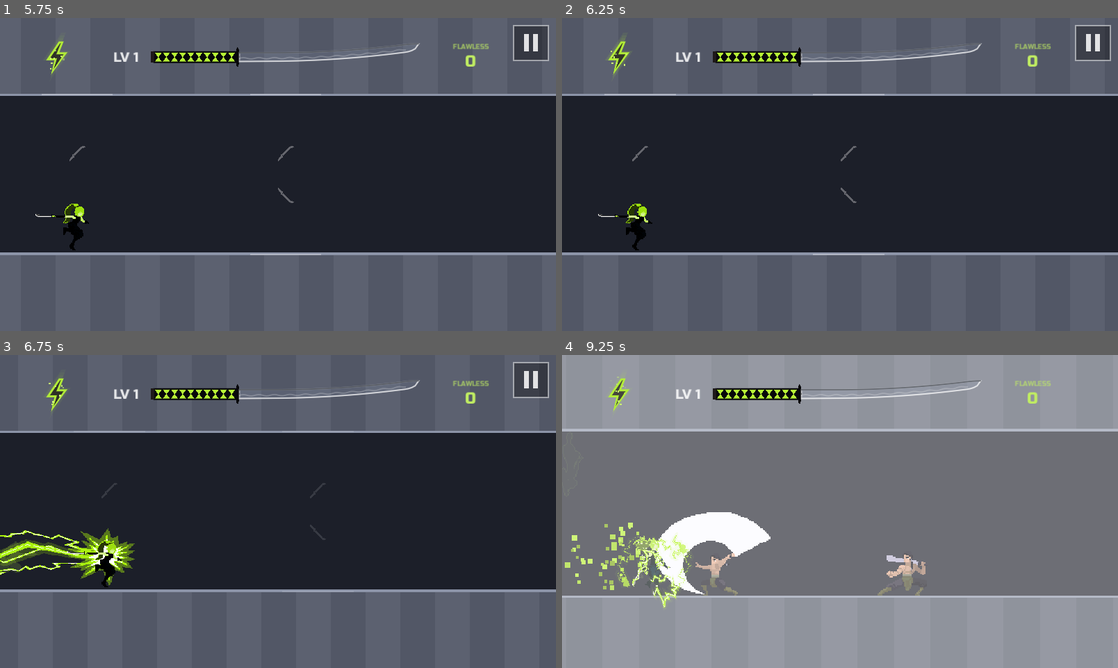
Above: before the commit, frames 1-4 (two rows, left to right).
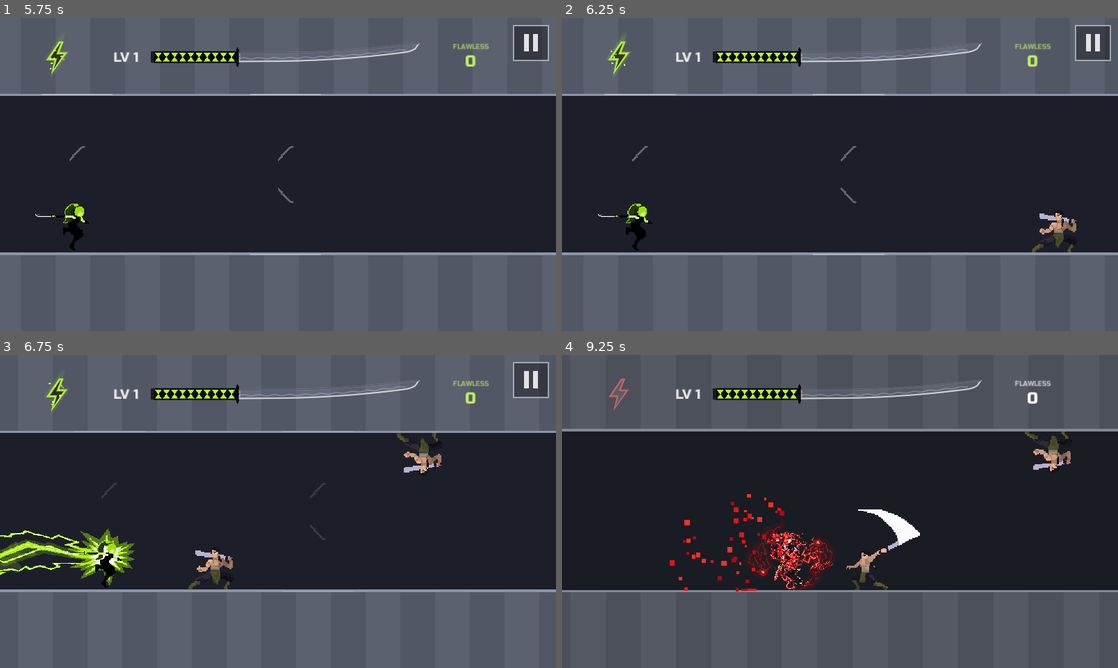
Above: after the commit, the same moments.

Repository: fredsbreads/game-off
Game: Godot game, scene res://scenes/main.tscn
The game is run twice, just before and just after one commit, with the same random seed, the same clock (stepped at 60 frames per second) and the same inputs. Sound files missing from this copy of the repository are replaced by a short silence.
Inputs (mouse positions are in pixels of both pictures, inside the frame that each line leads up to):
- Up to frame 1 (5.75 s): tap Enter at 0.5, 2.1 s; move the mouse to (400, 158) at 0.52 s; hold Right 0.53-1.28 s; hold J (tp_vertical) 0.53-1.28 s; click (400, 158) at 0.67 s; tap Space at 0.77, 1.52, 3.02, 3.77, 4.52 s; move the mouse to (166, 190) at 1.27 s; hold Down 1.28-2.03 s; tap Shift at 1.35 s; move the mouse to (333, 105) at 2.02 s; hold Right 2.03-2.78 s; move the mouse to (250, 237) at 2.77 s; hold K (tp_forward) 2.78-3.53 s; tap Keypad Enter at 2.85 s; click (250, 237) at 2.92 s; move the mouse to (444, 221) at 3.52 s; hold Left 3.53-5.03 s; tap C at 3.6 s; move the mouse to (111, 127) at 4.27 s; tap M at 4.35 s; move the mouse to (305, 174) at 5.02 s; hold Down from 5.03 s (still down); tap O at 5.1 s; click (305, 174) at 5.17 s
- Up to frame 2 (6.25 s): move the mouse to (756, 96) at 5.77 s; release Down at 5.78 s; hold Right from 5.78 s (still down); tap L at 5.85 s; tap Space at 6.02 s
- Up to frame 3 (6.75 s): move the mouse to (400, 495) at 6.52 s; release Right at 6.53 s; hold K (tp_forward) from 6.53 s (still down); tap 1 at 6.6 s
- Up to frame 4 (9.25 s): tap Space at 6.77, 7.52, 9.02 s; move the mouse to (728, 527) at 7.27 s; release K (tp_forward) at 7.28 s; hold Right 7.28-8.03 s; tap 5 at 7.35 s; click (728, 527) at 7.42 s; move the mouse to (895, 442) at 8.02 s; hold Down 8.03-8.78 s; tap 0 at 8.1 s; move the mouse to (812, 574) at 8.77 s; hold Left from 8.78 s (still down); tap Backspace at 8.85 s

Frame 1 is identical in both runs. In frame 2, 0.4% of the frame differs, in the area x 84-93%, y 61-75%; in frame 3, 0.7%; in frame 4, 99%, in the area x 0-100%, y 0-100%.

Commit message:
First enemy 2/3 as far in (start of a run and after the tutorial)

Diff:
--- a/scripts/level.gd
+++ b/scripts/level.gd
@@ -9,7 +9,7 @@
 ## back later as pattern steps; for now it's all plain ground.
 
 const AHEAD_TILES := 48            # always have this much level built ahead
-const RUNWAY_TILES := 28.0         # the first enemy appears this far in (off screen at the start: about 2 s of running before it shows)
+const RUNWAY_TILES := 56.0 / 3.0   # the first enemy appears this far in (off screen at the start; 2/3 of the old 28)
 const SIGN_EVERY := 50             # distance marker every N tiles
 
 const GROUND_A := Color(0.36, 0.38, 0.44)
